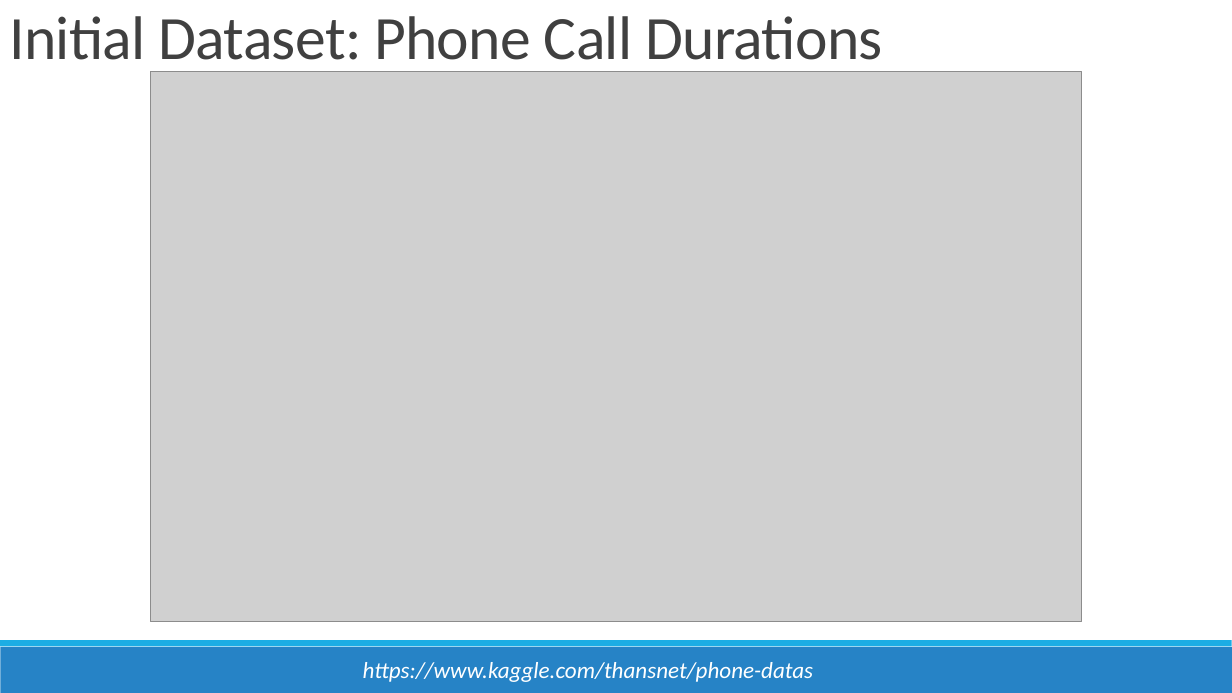
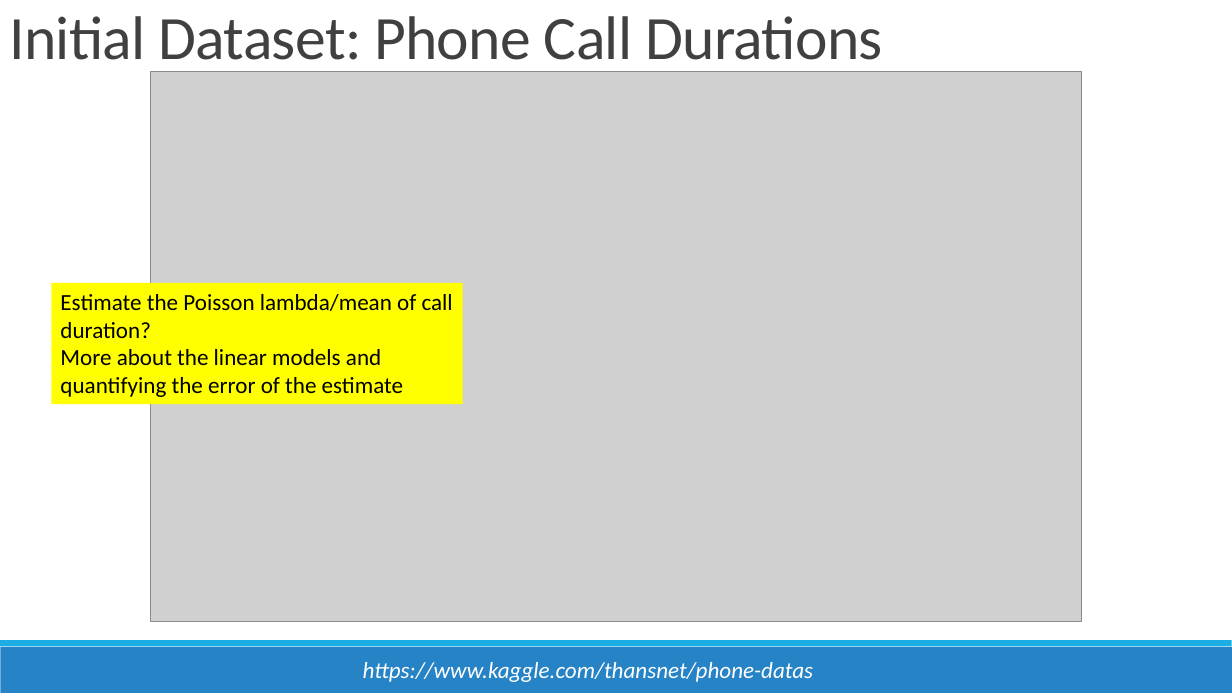
Before and after one commit to conditg/predicting-disruption, a slide deck: slide 2 of Capstone.pptx. Drawn at 1232x693 pixels with LibreOffice and Linux fonts; fonts in the diff are those of the drawing; grey boxes stand for pictures. Boxes give left, top, right and bottom in pixels: in the first picture for what was removed or moved away, otherwise in the second. Text is boxed around its words. In the diff, an @@ line names an element or a change of style, - is before the commit and + after.

```diff
--- a/Capstone.pptx
+++ b/Capstone.pptx
@@ rectangle added at [52,283,463,404], fill #FFFF00, 18 pt, text #000000 @@
+Estimate the Poisson lambda/mean of call duration?
+More about the linear models and quantifying the error of the estimate
```
Also in this commit, not shown: 2 other slides changed, 10 slides added, 2 other files.
